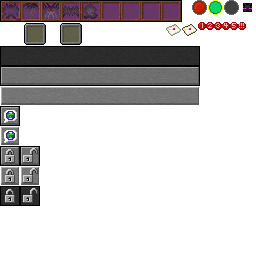
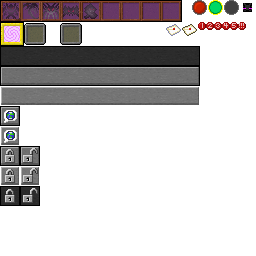
Layer changes from the first 256x256 image to the second:
showed "Item Selection Box Modded" over [0, 22, 24, 46]
